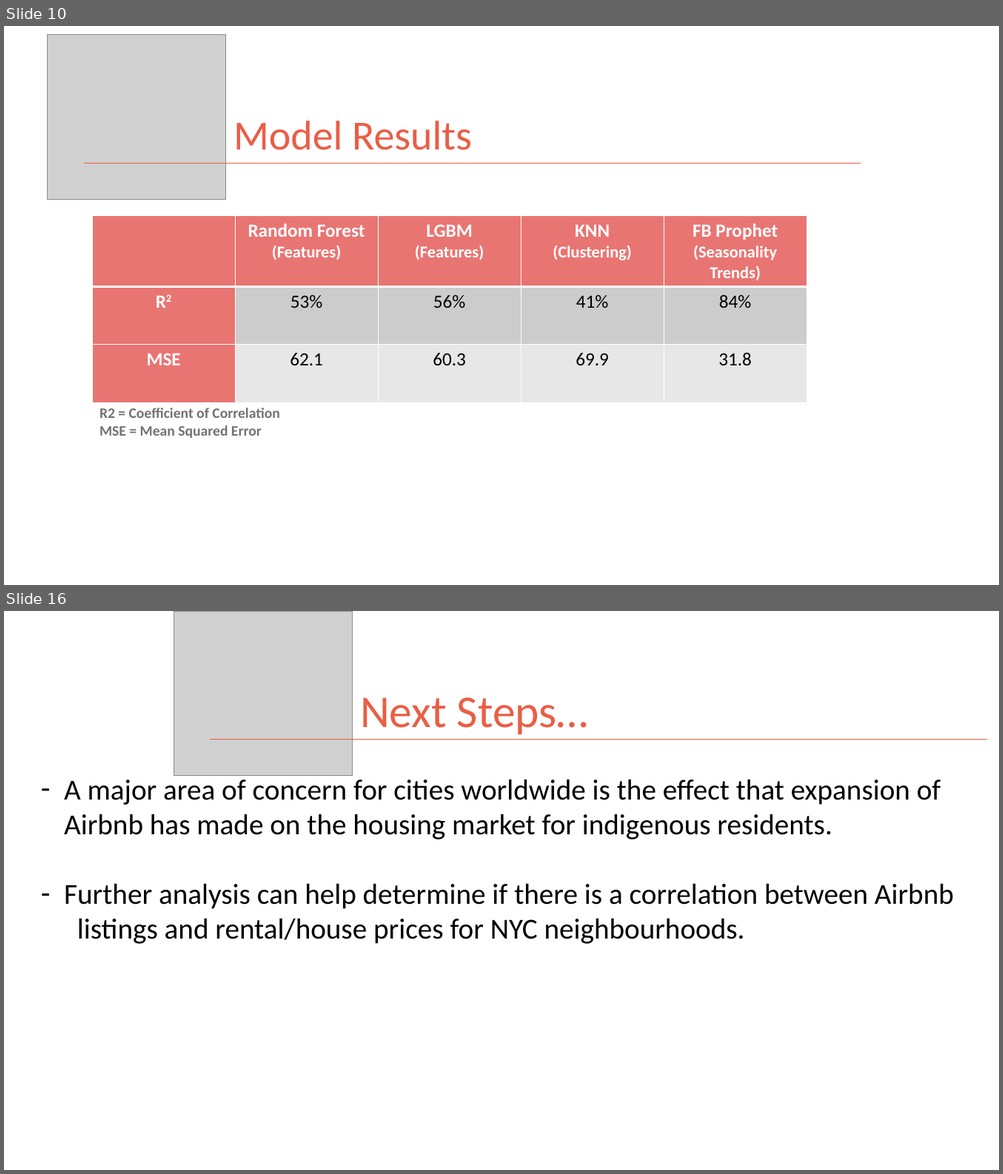
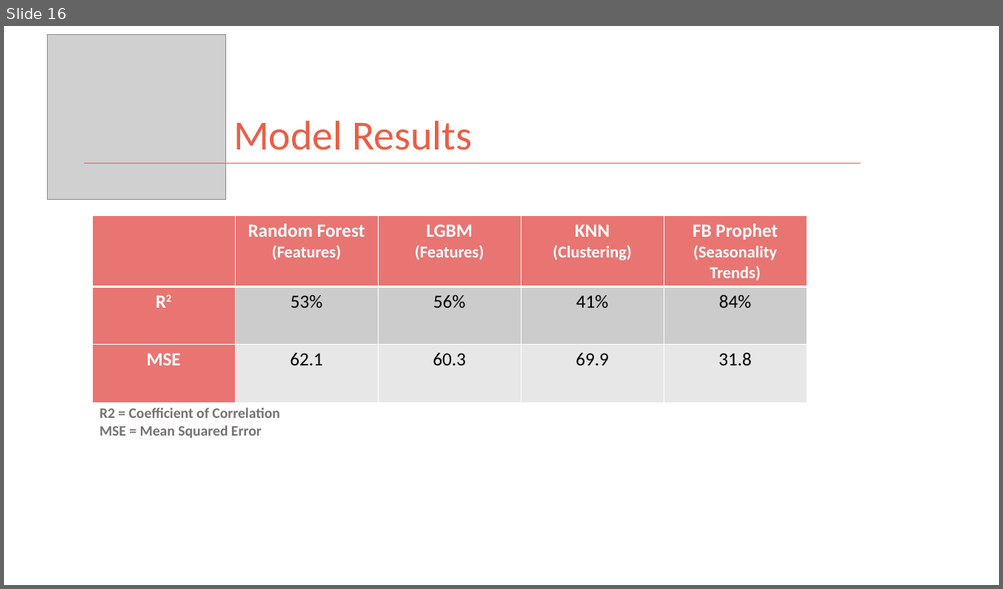
Before and after one commit to kman4/AirbnbPredictions, a slide deck: Airbnb Price Predictions (Model).pptx. Shown one above the other, each under a label of ours: slides 10 and 16 before the commit, slide 16 after it; the slides between them are not shown. The pictures are 1003x1174 and 1003x589 pixels, drawn with LibreOffice and Linux fonts; fonts in the diff are those of the drawing; grey boxes stand for pictures. Boxes give left, top, right and bottom in pixels: in the first picture for what was removed or moved away, otherwise in the second. Text is boxed around its words. In the diff, an @@ line names an element or a change of style, - is before the commit and + after.

Commit message:
add cover image and update powerpoint

```diff
--- a/Airbnb Price Predictions (Model).pptx
+++ b/Airbnb Price Predictions (Model).pptx
@@ slide 16 removed at <box>4,611,999,1170</box>, background #FFFFFF @@
@@ picture removed at <box>174,611,353,776</box> @@
@@ title removed at <box>360,698,589,735</box> @@
-Next Steps…
@@ line removed from (210, 739) to (987, 739) @@
@@ text removed at <box>64,775,953,944</box> @@
-– A major area of concern for cities worldwide is the effect that expansion of Airbnb has made on the housing market for indigenous residents.
-– Further analysis can help determine if there is a correlation between Airbnb listings and rental/house prices for NYC neighbourhoods.
@@ what was slide 10 is now slide 16 @@
```
Also in this commit, not shown: 5 slides changed, 11 slides added, 1 other slide removed, 1 other file.
